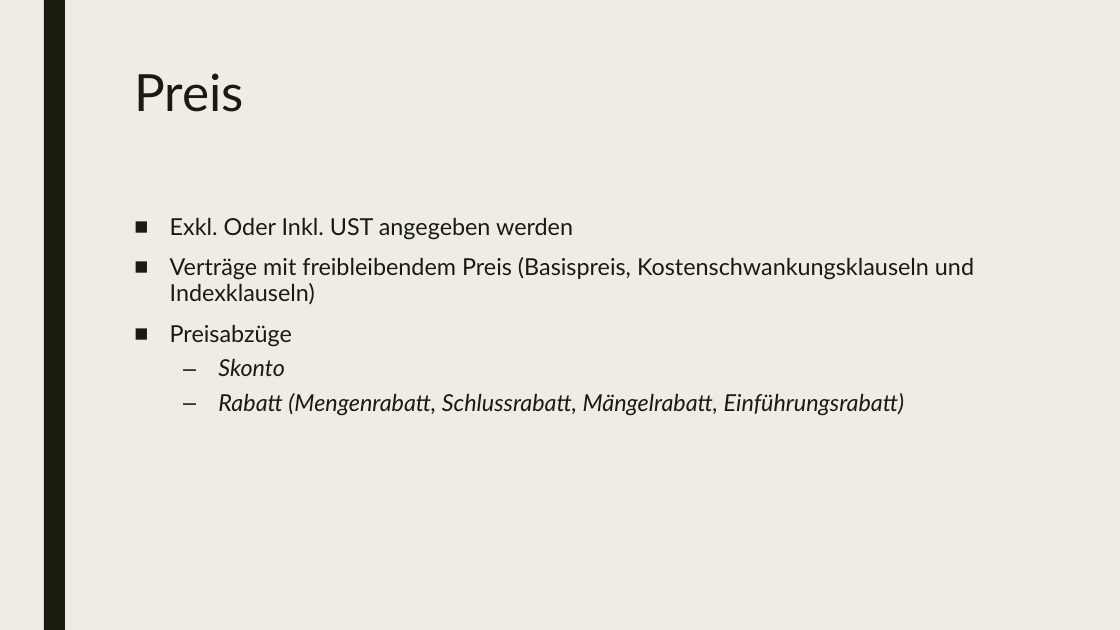
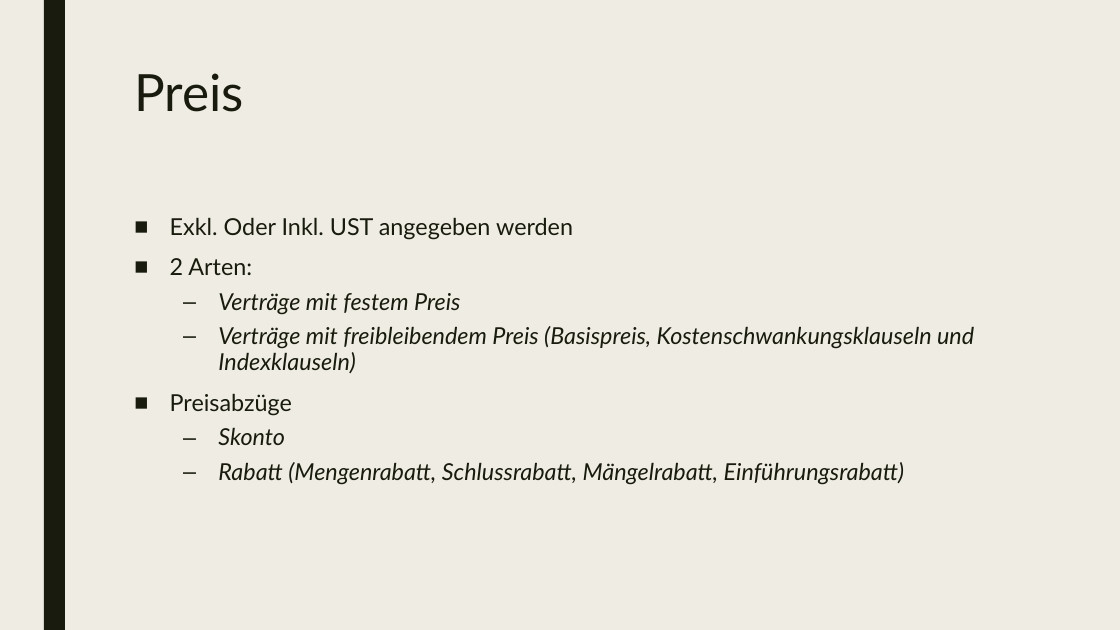
Before and after one commit to Judth34/Schule, a slide deck: slide 11 of 5.AHIFS/BWM2/Kaufvertrag_Referat.pptx. Drawn at 1120x630 pixels with LibreOffice and Linux fonts; fonts in the diff are those of the drawing. Boxes give left, top, right and bottom in pixels: in the first picture for what was removed or moved away, otherwise in the second. Text is boxed around its words. In the diff, an @@ line names an element or a change of style, - is before the commit and + after.

```diff
--- a/5.AHIFS/BWM2/Kaufvertrag_Referat.pptx
+++ b/5.AHIFS/BWM2/Kaufvertrag_Referat.pptx
@@ text at (170,258,460,315): paragraphs added @@
+■ 2 Arten:
+  – Verträge mit festem Preis
@@ text at (218,326,974,373): italic on in "Verträge mit freibleibendem Preis (Basispreis, Kostenschwank ..."; bullet ■ to –; list level 1 to 2 in "Verträge mit freibleibendem Preis (Basispreis, ..." @@
```
Also in this commit, not shown: 1 other slide changed, 28 other files.
